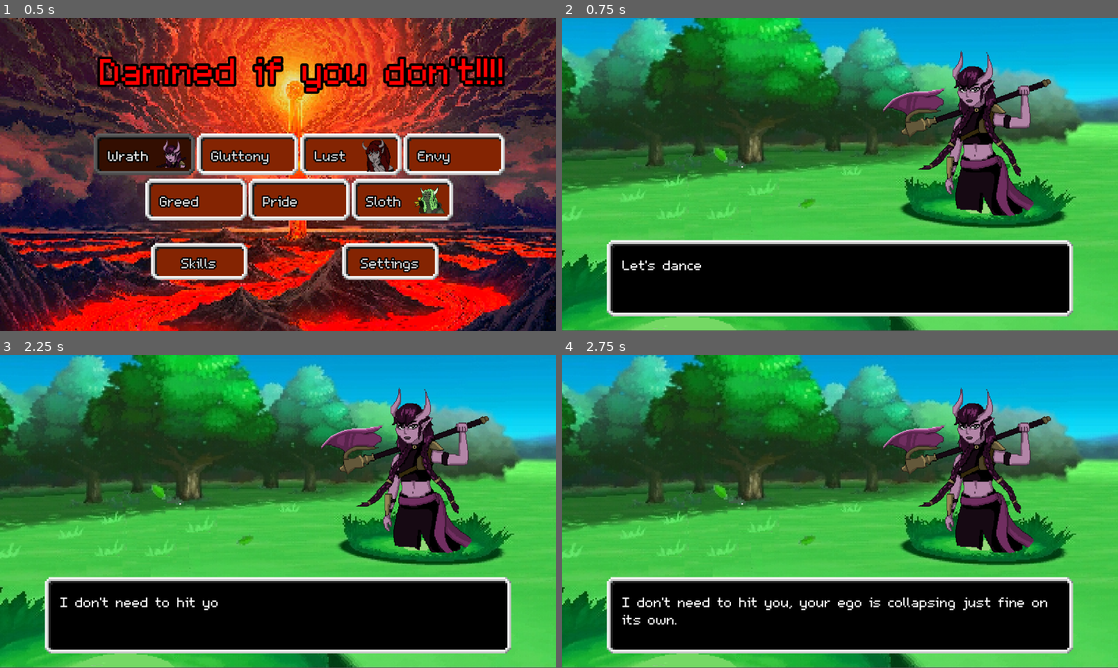
Above: before the commit, frames 1-4 (two rows, left to right).
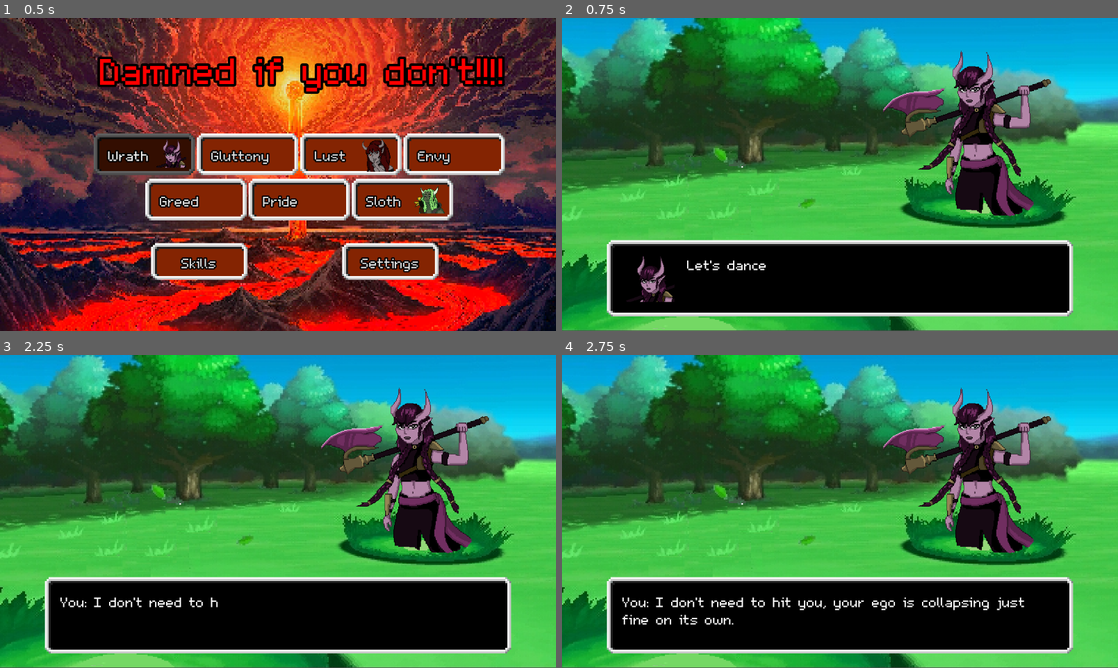
Above: after the commit, the same moments.

Repository: AyaPK/jingle-jam-2025
Game: Godot game, scene res://scenes/main_menu.tscn
Two runs of this game, one before a commit and one after it. Both use one fixed random seed, a clock stepped at 60 frames per second and the inputs below.
Inputs (mouse positions are in pixels of both pictures, inside the frame that each line leads up to):
- Up to frame 1 (0.5 s): no input
- Up to frame 2 (0.75 s): click "Wrath" at 0.5 s
- Up to frame 3 (2.25 s): tap Enter (ui_accept) at 1.25, 1.52 s; move the mouse to (400, 495) at 1.27 s; tap T (test) at 1.35 s; click "Your ego crumbles" at 2 s
- Up to frame 4 (2.75 s): no input

Frame 1 is identical in both runs. In frame 2, 0.7% of the frame differs, in the area x 10-37%, y 76-91%; in frame 3, 0.4%; in frame 4, 1.4%, in the area x 10-88%, y 77-87%.

Commit message:
Add SFX to UI

Diff:
--- a/00_autoloads/00_audio_manager.gd
+++ b/00_autoloads/00_audio_manager.gd
@@ -9,7 +9,11 @@
 
 var sfx_library: Dictionary = {
 	"seduce": preload("res://assets/sfx/seduce.wav"),
-	"hit": preload("res://assets/sfx/impact.wav")
+	"hit": preload("res://assets/sfx/impact.wav"),
+	"hover_button": preload("res://assets/sfx/hover.wav"),
+	"back_button": preload("res://assets/sfx/back.wav"),
+	"press_button": preload("res://assets/sfx/press.wav"),
+	"give_gift": preload("res://assets/sfx/gift.wav")
 }
 
 var _music_player: AudioStreamPlayer
--- a/00_autoloads/00_battle_manager.gd
+++ b/00_autoloads/00_battle_manager.gd
@@ -21,7 +21,7 @@
 func initiate_fight() -> void:
 	_set_up_demon()
 	battle_state = STATES.AWAITING_TURN_CHOICE
-	DialogPanel.push_text(current_demon.entry_text)
+	DialogPanel.push_text(current_demon.entry_text, current_demon)
 	await Signals.dialog_finished
 	Signals.battle_turns_finished.emit()
 
@@ -32,7 +32,7 @@
 		if turn is Item:
 			turn.effect.trigger()
 		elif turn is Dialog:
-			DialogPanel.push_text(turn.dialog_text)
+			DialogPanel.push_text("You: "+turn.dialog_text)
 			demon_hp -= turn.damage
 			demon_seduction += turn.seduction
 			if turn.type == Dialog.DIALOG_TYPE.ATTACK:
@@ -102,7 +102,7 @@
 	var base_seduction := float(demon_seduction) / float(max(demon_hp, 1))
 
 	# Ensure seduction is ALWAYS at least 10% likely
-	var seduction_weight: float = clamp(base_seduction, 0.1, 1.0)
+	var seduction_weight: float = clamp(base_seduction, 0.05, 0.9)
 
 	for i in range(4):
 		var selected_dialog = null
--- a/project.godot
+++ b/project.godot
@@ -22,7 +22,6 @@
 BattleManager="*res://00_autoloads/00_battle_manager.gd"
 GameStateManager="*res://00_autoloads/00_game_state_manager.gd"
 DialogPanel="*res://scenes/dialog_panel.tscn"
-
 AudioManager="*res://00_autoloads/00_audio_manager.gd"
 
 [display]
--- a/scenes/demon_button.gd
+++ b/scenes/demon_button.gd
@@ -11,7 +11,8 @@
 func _on_pressed() -> void:
 	BattleManager.current_demon = demon
 	get_tree().change_scene_to_file("res://scenes/battle.tscn")
-
+	AudioManager.play_sfx("press_button")
 
 func _on_mouse_entered() -> void:
 	grab_focus()
+	AudioManager.play_sfx("hover_button")
--- a/scripts/battle_item_button.gd
+++ b/scripts/battle_item_button.gd
@@ -12,7 +12,9 @@
 
 func _on_mouse_entered() -> void:
 	grab_focus()
+	AudioManager.play_sfx("hover_button")
 
 func _on_pressed() -> void:
 	BattleManager.turn_queue.append(item_resource)
 	Signals.battle_turns_started.emit()
+	AudioManager.play_sfx("give_gift")
--- a/scripts/dialog_button.gd
+++ b/scripts/dialog_button.gd
@@ -5,9 +5,11 @@
 func _on_pressed() -> void:
 	BattleManager.turn_queue.append(dialog_resource)
 	Signals.battle_turns_started.emit()
+	AudioManager.play_sfx("press_button")
 
 func _on_mouse_entered() -> void:
 	grab_focus()
+	AudioManager.play_sfx("hover_button")
 
 func set_up_details() -> void:
 	if dialog_resource:
--- a/scripts/menu_button.gd
+++ b/scripts/menu_button.gd
@@ -6,8 +6,9 @@
 	var old_state = get_tree().current_scene.menu_state
 
 	get_tree().current_scene.menu_state = next_menu
-
+	AudioManager.play_sfx("press_button")
 	Signals.menu_state_changed.emit(old_state, next_menu)
 
 func _on_mouse_entered() -> void:
 	grab_focus()
+	AudioManager.play_sfx("hover_button")
Not shown, added: assets/sfx/back.wav.import
Not shown, added: assets/sfx/gift.wav.import
Not shown, added: assets/sfx/hover.wav.import
Not shown, added: assets/sfx/press.wav.import
Not shown, added: assets/sfx/back.wav
Not shown, added: assets/sfx/gift.wav
Not shown, added: assets/sfx/hover.wav
Not shown, added: assets/sfx/press.wav
